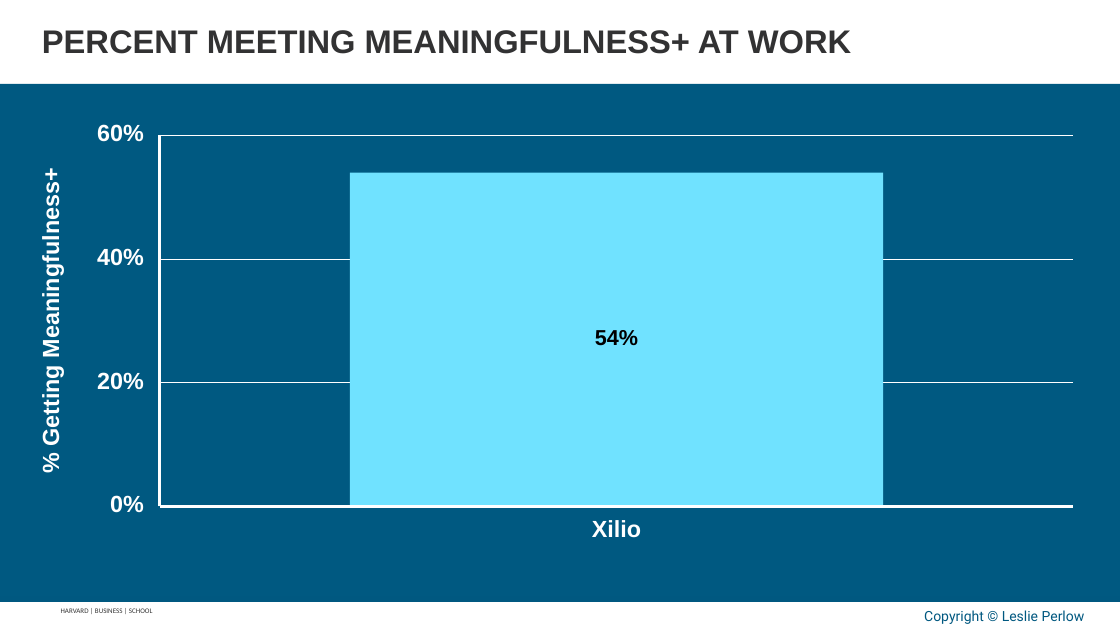
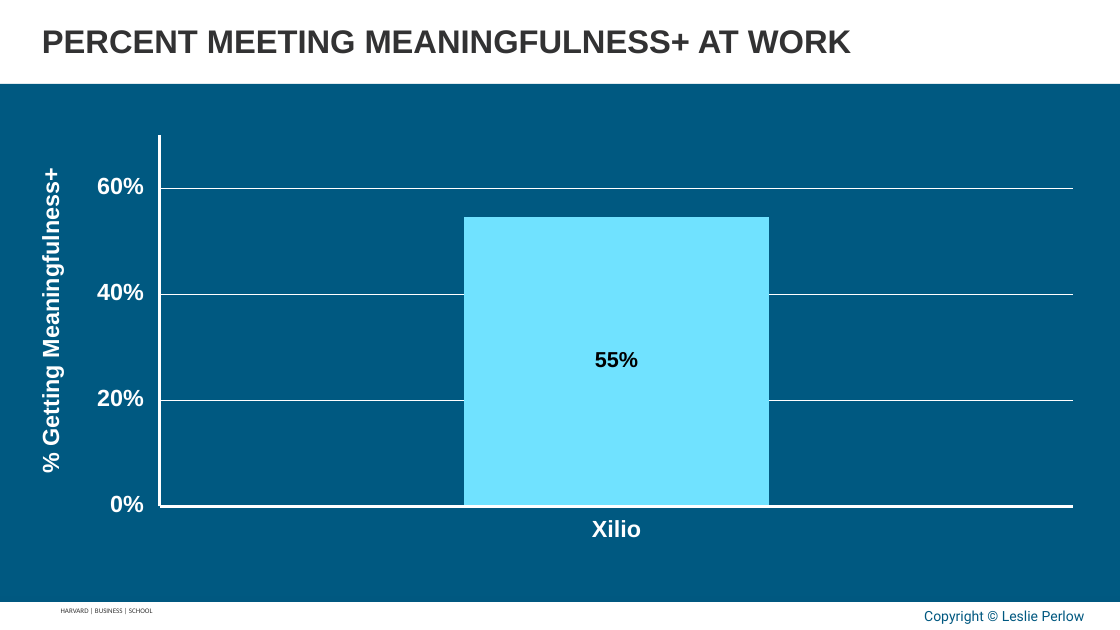
Before and after one commit to APPLITICS/lifematrix-deck-automation, a slide deck: slide 18 of outputs/generated_slides.pptx. Drawn at 1120x630 pixels with LibreOffice and Linux fonts; fonts in the diff are those of the drawing; background and template pictures are left out. Boxes give left, top, right and bottom in pixels: in the first picture for what was removed or moved away, otherwise in the second. Text is boxed around its words. In the diff, an @@ line names an element or a change of style, - is before the commit and + after.

```diff
--- a/outputs/generated_slides.pptx
+++ b/outputs/generated_slides.pptx
@@ text "60%": place and size @@
-text "60%" at [97, 124, 144, 142]
+text "60%" at [97, 177, 144, 195]
@@ freeform shape: place and size @@
-freeform shape at [160, 135, 1074, 135]
+freeform shape at [160, 188, 1074, 188]
@@ rectangle: place and size @@
-rectangle at [350, 173, 884, 507]
+rectangle at [465, 218, 770, 507]
@@ text "40%": place and size @@
-text "40%" at [97, 248, 144, 266]
+text "40%" at [97, 283, 144, 301]
@@ freeform shape: place and size @@
-freeform shape at [160, 259, 1074, 259]
+freeform shape at [160, 294, 1074, 294]
@@ text at [595, 352, 638, 368]: text changed @@
-54%
+55%
@@ text "20%": place and size @@
-text "20%" at [97, 372, 144, 390]
+text "20%" at [97, 389, 144, 407]
@@ freeform shape: place and size @@
-freeform shape at [160, 383, 1074, 383]
+freeform shape at [160, 401, 1074, 401]
```
Also in this commit, not shown: 19 other slides changed, 4 other files.
